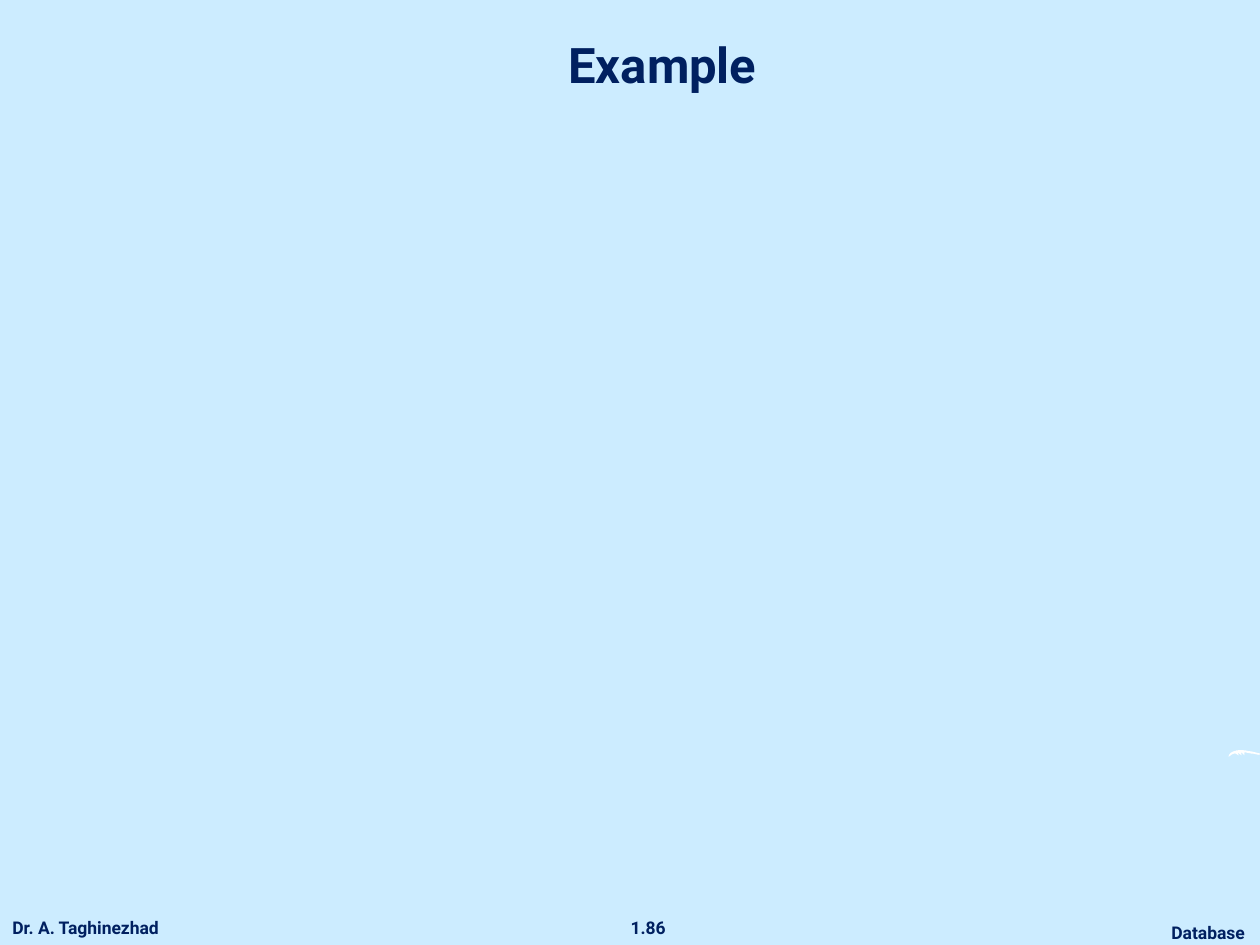
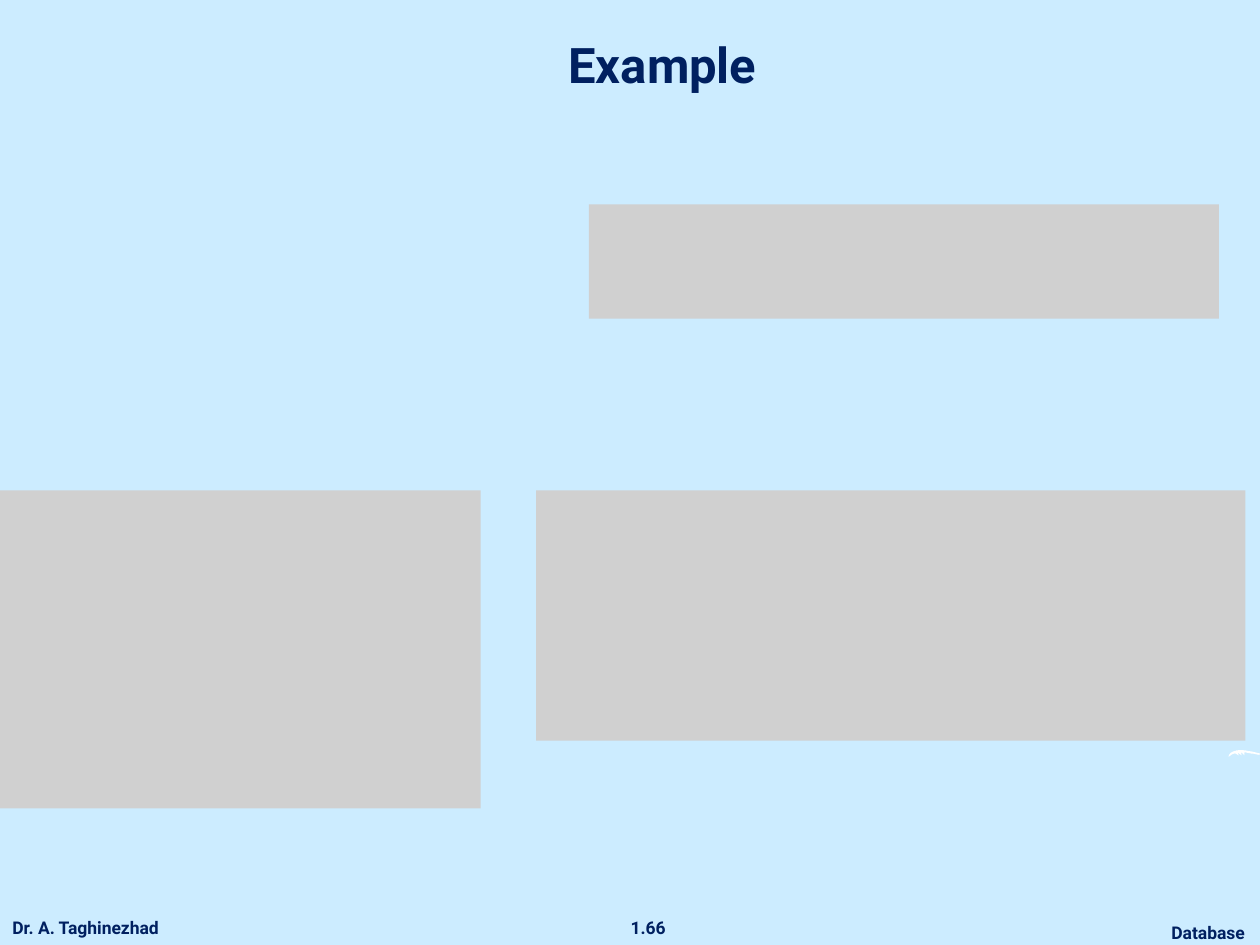
Before and after one commit to ataghinezhad/ataghinezhad.github.io, a slide deck: slide 66 of courses/downloads/temp/Database_Lec5.pptx (slide 86 before the commit). Drawn at 1260x945 pixels with LibreOffice and Linux fonts; fonts in the diff are those of the drawing; grey boxes stand for pictures; background and template pictures are left out. Boxes give left, top, right and bottom in pixels: in the first picture for what was removed or moved away, otherwise in the second. Text is boxed around its words. In the diff, an @@ line names an element or a change of style, - is before the commit and + after.

```diff
--- a/courses/downloads/temp/Database_Lec5.pptx
+++ b/courses/downloads/temp/Database_Lec5.pptx
@@ picture added at bbox=[588, 204, 1218, 319] @@
@@ picture added at bbox=[0, 490, 480, 808] @@
@@ picture added at bbox=[536, 490, 1245, 741] @@
@@ page number at bbox=[631, 921, 666, 934]: text changed @@
-1.86
+1.66
```
Also in this commit, not shown: 25 other slides changed, 46 slides added, 2 slides removed, 1 other file.
